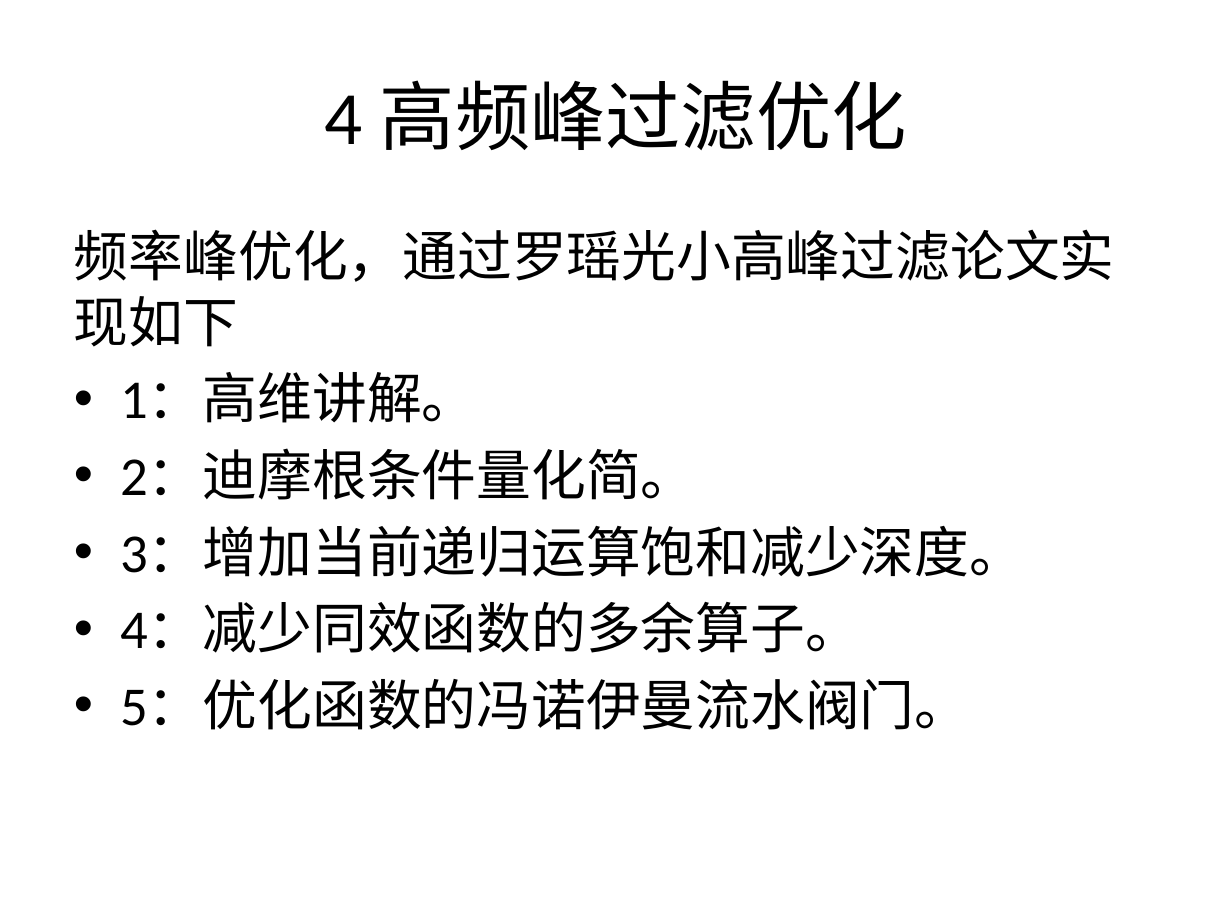
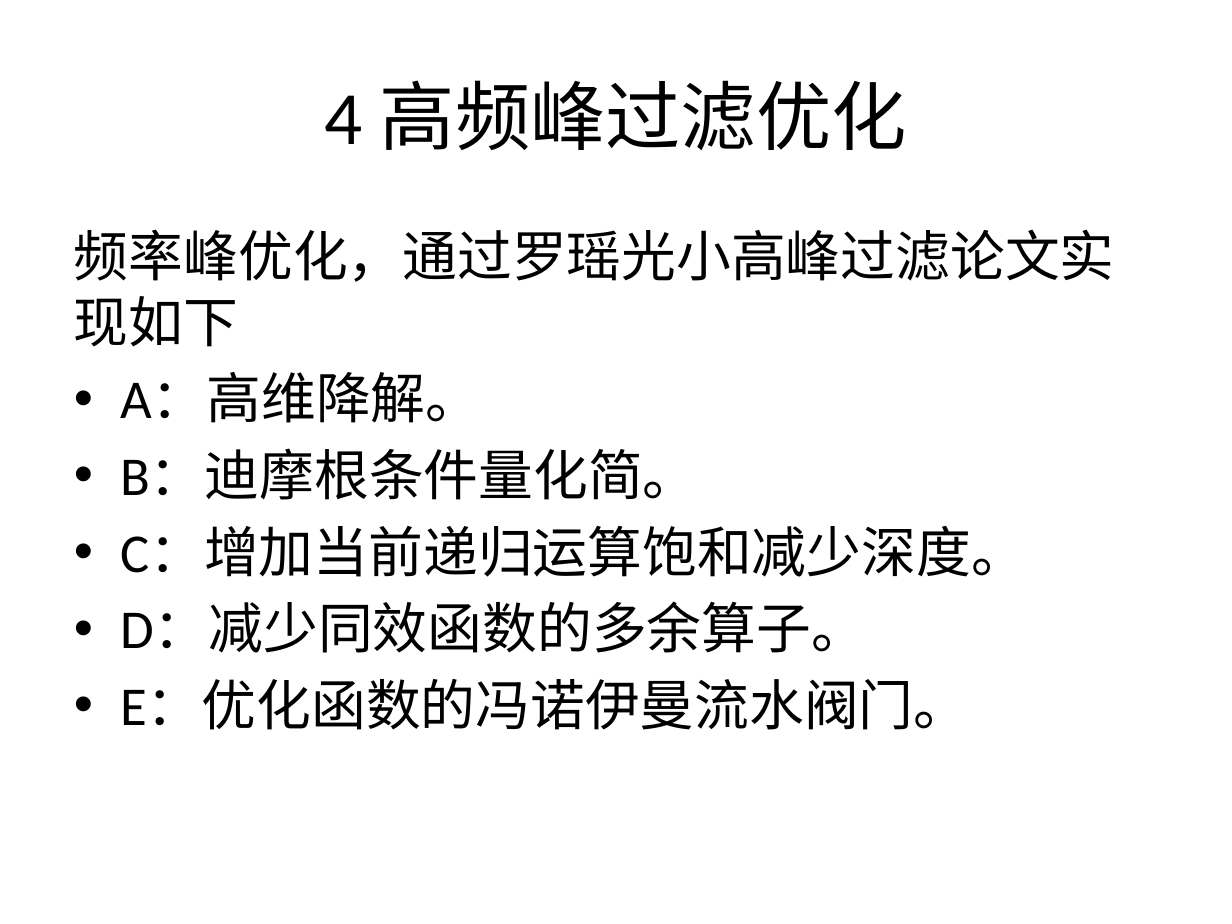
Before and after one commit to yaoguangluo/Deta_Resource, a slide deck: slide 6 of 象契混分思想5.0.pptx. Drawn at 1232x924 pixels with LibreOffice and Linux fonts; fonts in the diff are those of the drawing. Boxes give left, top, right and bottom in pixels: in the first picture for what was removed or moved away, otherwise in the second. Text is boxed around its words. In the diff, an @@ line names an element or a change of style, - is before the commit and + after.

```diff
--- a/象契混分思想5.0.pptx
+++ b/象契混分思想5.0.pptx
@@ text at (x1=120, y1=373, x2=1026, y2=730): text changed @@
-• 1：高维讲解。
-• 2：迪摩根条件量化简。
-• 3：增加当前递归运算饱和减少深度。
-• 4：减少同效函数的多余算子。
-• 5：优化函数的冯诺伊曼流水阀门。
+• A：高维降解。
+• B：迪摩根条件量化简。
+• C：增加当前递归运算饱和减少深度。
+• D：减少同效函数的多余算子。
+• E：优化函数的冯诺伊曼流水阀门。
```
Also in this commit, not shown: 1 other file.
